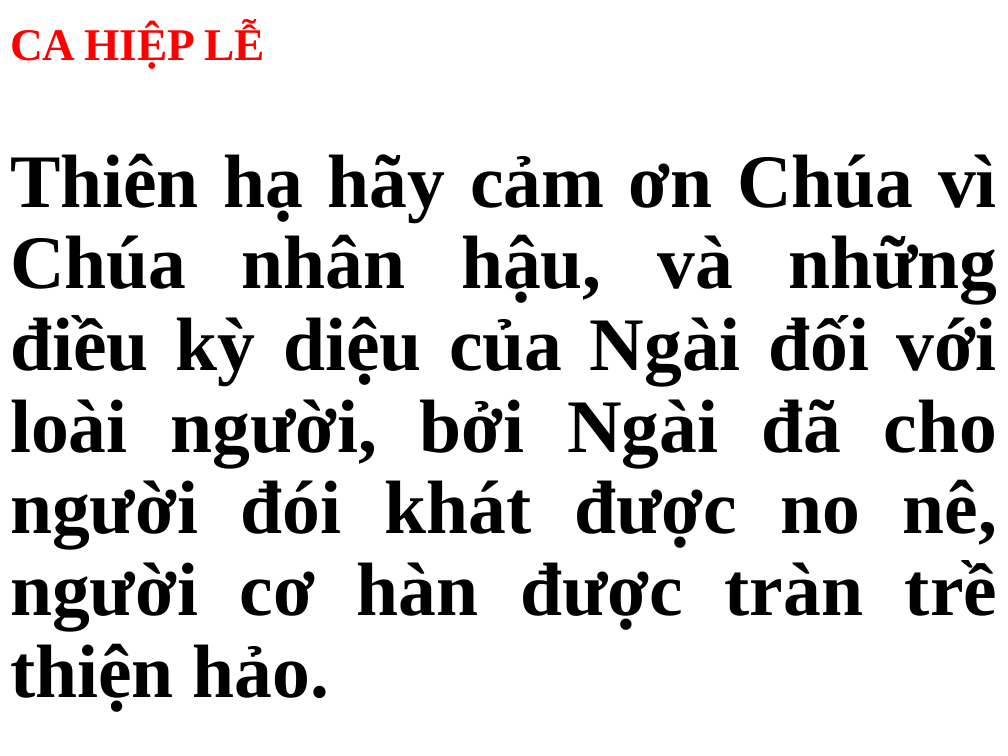
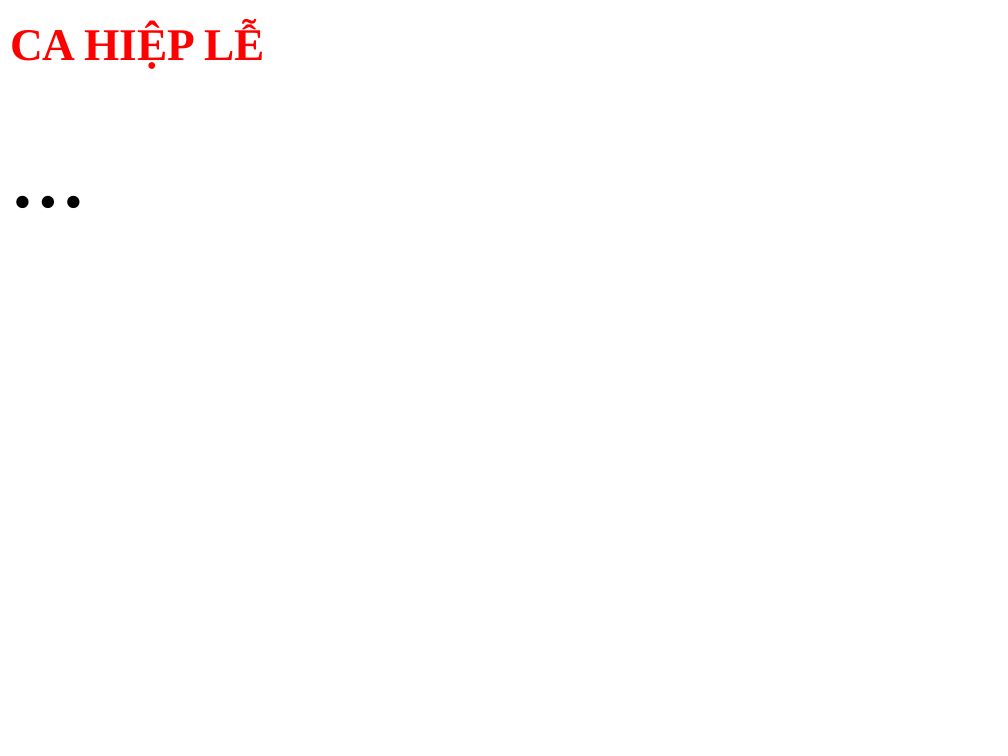
Before and after one commit to webfullstack99/usb-songs, a slide deck: slide 52 of CN.pptx (slide 54 before the commit). Drawn at 1008x756 pixels with LibreOffice and Linux fonts; fonts in the diff are those of the drawing. Boxes give left, top, right and bottom in pixels: in the first picture for what was removed or moved away, otherwise in the second. Text is boxed around its words. In the diff, an @@ line names an element or a change of style, - is before the commit and + after.

```diff
--- a/CN.pptx
+++ b/CN.pptx
@@ subtitle at (10, 153, 997, 712): text changed @@
-Thiên hạ hãy cảm ơn Chúa vì Chúa nhân hậu, và những điều kỳ diệu của Ngài đối với loài người, bởi Ngài đã cho người đói khát được no nê, người cơ hàn được tràn trề thiện hảo.
+…
```
Also in this commit, not shown: 3 other slides changed, 31 slides added, 47 slides removed, 1 other file.
